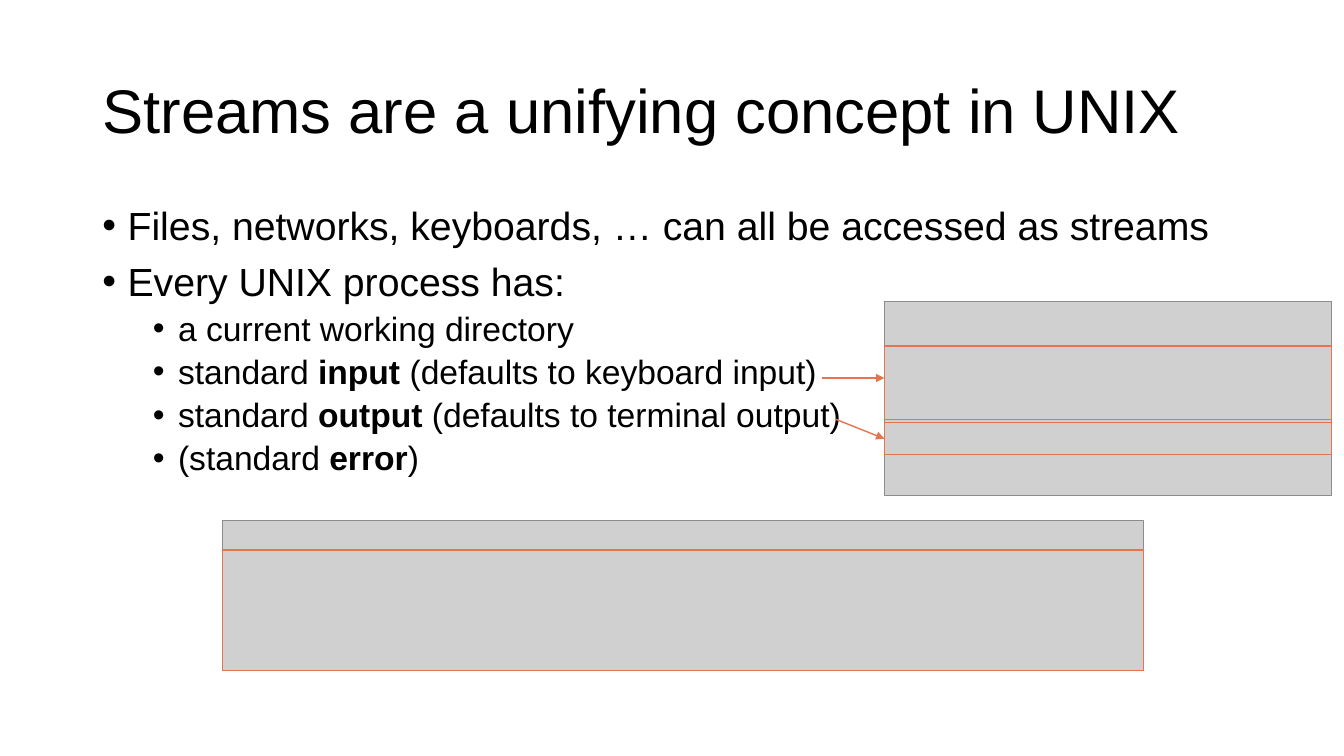
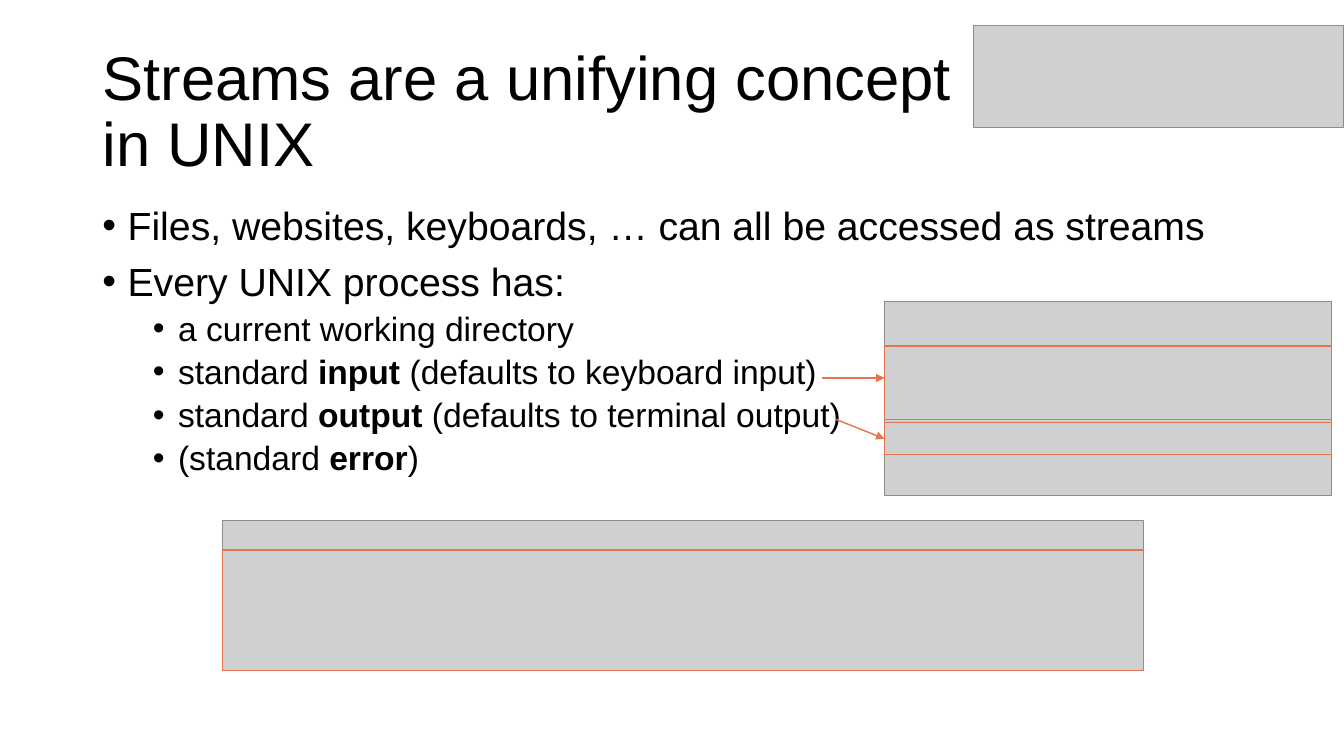
Before and after one commit to parrt/msds692, a slide deck: slide 2 of notes/streams.pptx. Drawn at 1344x756 pixels with LibreOffice and Linux fonts; fonts in the diff are those of the drawing; grey boxes stand for pictures; background and template pictures are left out. Boxes give left, top, right and bottom in pixels: in the first picture for what was removed or moved away, otherwise in the second. Text is boxed around its words. In the diff, an @@ line names an element or a change of style, - is before the commit and + after.

```diff
--- a/notes/streams.pptx
+++ b/notes/streams.pptx
@@ picture added at bbox=[974, 25, 1344, 127] @@
@@ title "Streams are a unifying concept ..." rewrapped from bbox=[102, 88, 1180, 145] to bbox=[102, 55, 951, 167] @@
@@ text at bbox=[128, 211, 1204, 248]: text changed @@
-• Files, networks, keyboards, … can all be accessed as streams
+• Files, websites, keyboards, … can all be accessed as streams
```
Also in this commit, not shown: 4 other slides changed, 2 slides added, 1 slide removed, 2 other files.
